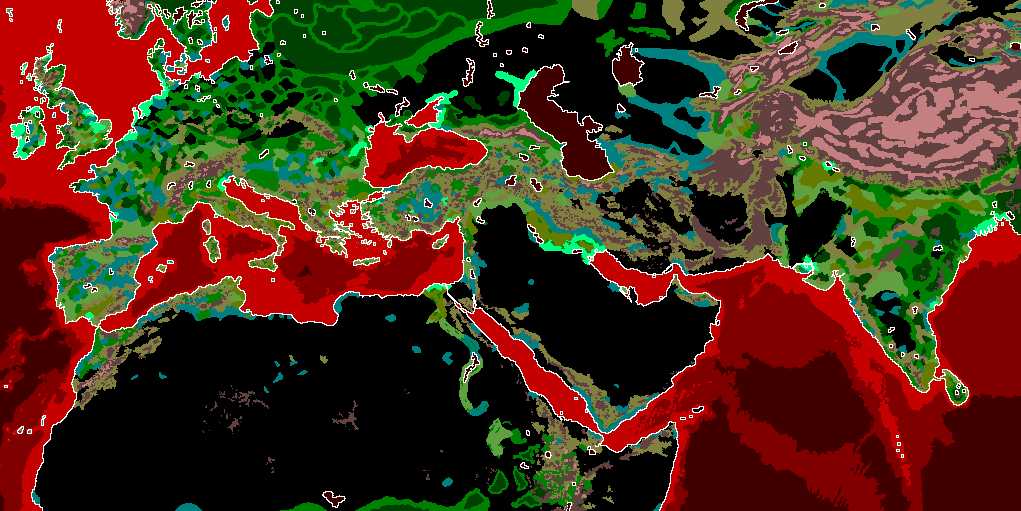
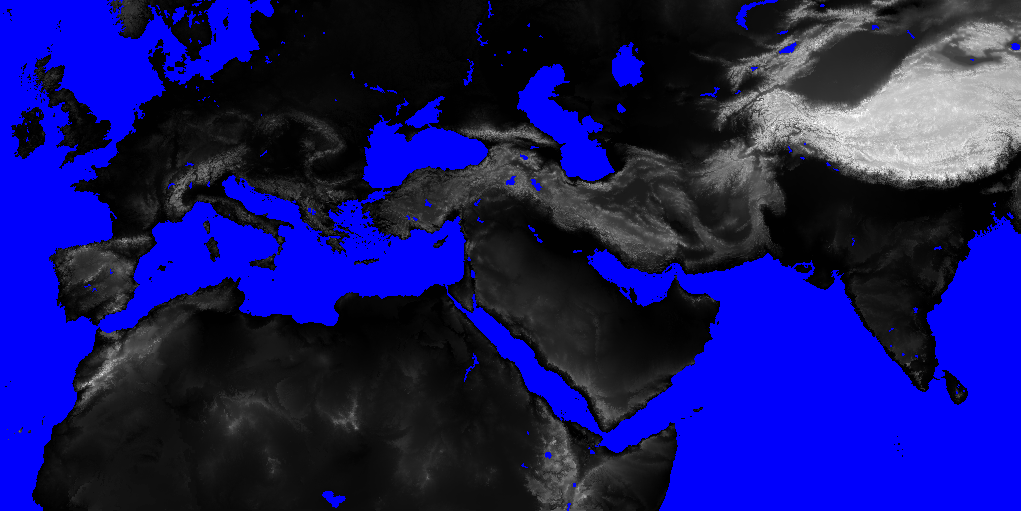
Before/after of a (1021, 511) layered artwork. What changed in the layer stack:
hid "map_ground_types", painted on it over [0, 0, 1021, 511]
showed "map_heights", painted on it over [0, 0, 1021, 511]
